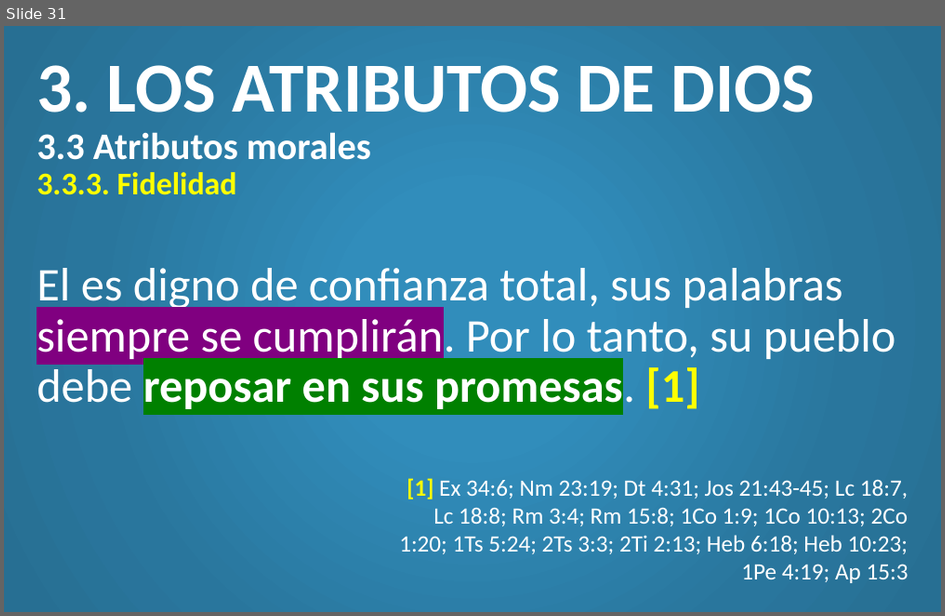
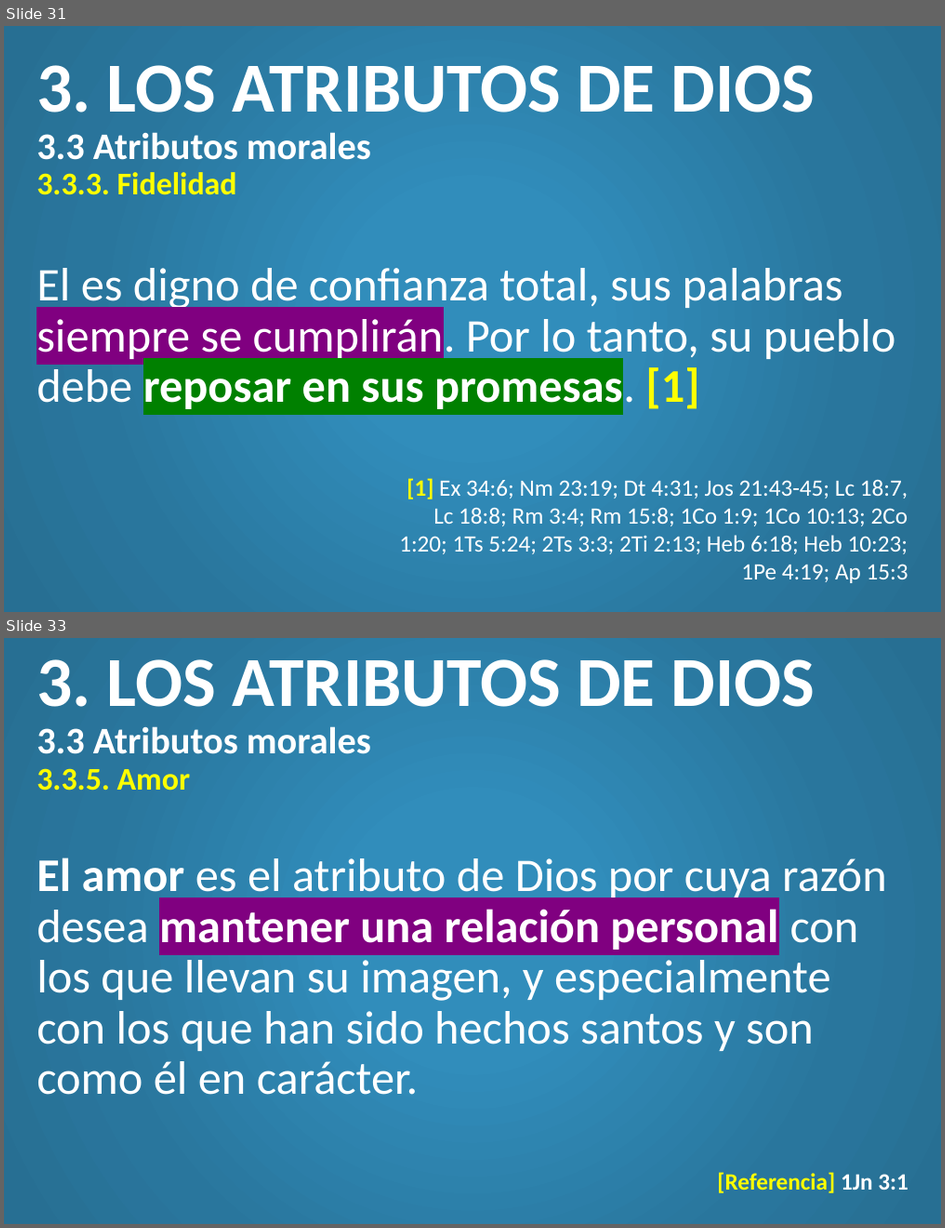
Before and after one commit to CreyTuning/documents, a slide deck: slideshow/Teologia Sistematica y Biblica - Myer Pearlman/Clases/4. Dios.pptx. Shown one above the other, each under a label of ours: slide 31 before the commit, slides 31 and 33 after it; the slides between them are not shown. The pictures are 945x616 and 945x1228 pixels, drawn with LibreOffice and Linux fonts; fonts in the diff are those of the drawing. Boxes give left, top, right and bottom in pixels: in the first picture for what was removed or moved away, otherwise in the second. Text is boxed around its words. In the diff, an @@ line names an element or a change of style, - is before the commit and + after.

Commit message:
Atributos morales

```diff
--- a/slideshow/Teologia Sistematica y Biblica - Myer Pearlman/Clases/4. Dios.pptx
+++ b/slideshow/Teologia Sistematica y Biblica - Myer Pearlman/Clases/4. Dios.pptx
@@ slide 33 added at (4,638,941,1224), background gradient #318DBB to #29769D to #276F93 @@
@@ title added at (37,659,816,791), 54 pt, text #FFFFFF, bold @@
+3. LOS ATRIBUTOS DE DIOS
+3.3 Atributos morales
+3.3.5. Amor
@@ text added at (37,857,887,1095), 36 pt, text #FFFFFF @@
+El amor es el atributo de Dios por cuya razón desea mantener una relación personal con los que llevan su imagen, y especialmente con los que han sido hechos santos y son como él en carácter.
@@ text added at (717,1172,908,1193), 18 pt, text #FFFF00, bold @@
+[Referencia] 1Jn 3:1
```
Also in this commit, not shown: 1 slide changed, 1 other slide added.
